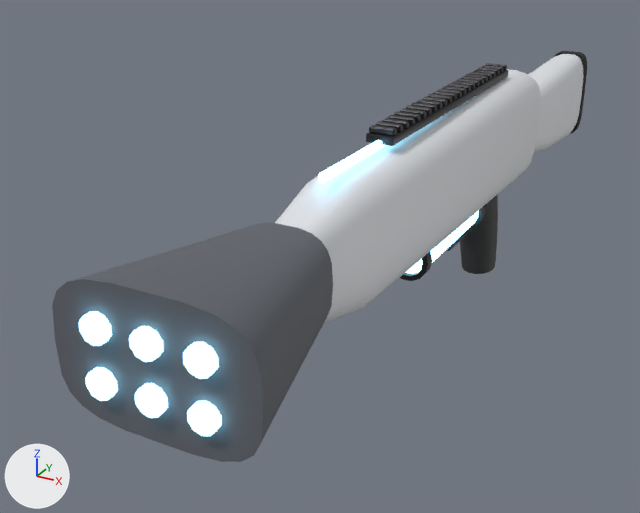
Renders of the glTF model assets/models/weapons/destroyer.glb from each side of a commit.
One viewpoint serves both versions: a 50 mm camera at (0.237, -0.692, 0.211) aimed at (-0.08, -0.115, -0.077). Lighting does not change. The marker at lower left points along +X, +Y and +Z. The older version comes first. Where no turn or scale is listed for an object, it has been applied to the vertices. Vertices at exactly the same position are counted once.

Script lines for the objects in view, before the commit:
```python
me_body = bpy.data.meshes.new('Body')
me_body.from_pydata(...)  # 1536 vertices, 2888 faces; spans x -0.06..0.06, y -0.425..0.327, z -0.133..0.055
# faces by material slot: [1604, 384, 376, 84, 84, 356]
me_body.materials.append(mat_metal)  # dark grey #3c3c3f
me_body.materials.append(mat_polymer)  # dark grey #353534
me_body.materials.append(mat_paint)  # white #e5e7eb
me_body.materials.append(mat_accent)  # dark grey #61656c
me_body.materials.append(mat_rubber)  # black #272727
me_body.materials.append(mat_energy)  # cyan #95e1ff, glowing cyan #95e1ff
ob_body = bpy.data.objects.new('Body', me_body)
ob_body.location = (0.0, 0.0, 0.0)
```
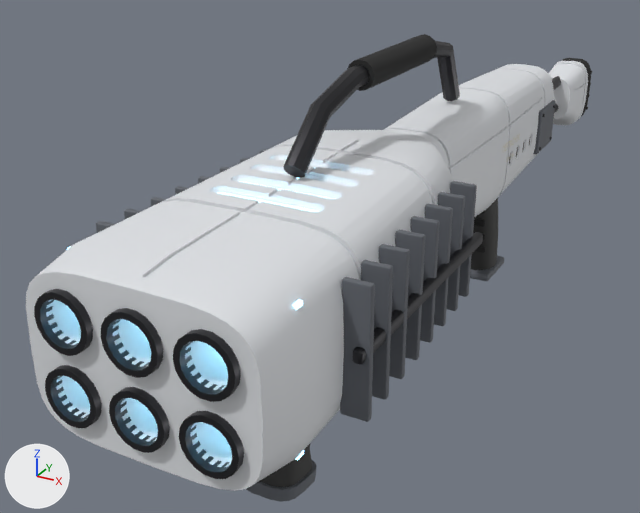
Patch to the scene script:
```diff
--- a/assets/models/weapons/destroyer.glb.py
+++ b/assets/models/weapons/destroyer.glb.py
@@ me_body @@
-me_body.from_pydata(...)  # 1536 vertices, 2888 faces; spans x -0.06..0.06, y -0.425..0.327, z -0.133..0.055
+me_body.from_pydata(...)  # 11548 vertices, 22796 faces; spans x -0.082..0.082, y -0.434..0.352, z -0.138..0.106
+# me_body part 1: the loose piece of 24 vertices spanning x -0.009..0.009, y 0.052..0.058, z 0.051..0.055 is scaled about its middle by (0.0446, 0.106, 0.661), then moved by (0.034, 0.079, -0.079), in mat_polymer (dark grey #353534)
+# me_body part 2: the loose piece of 24 vertices spanning x -0.009..0.009, y 0.042..0.048, z 0.051..0.055 is scaled about its middle by (0.0446, 0.556, 0.127), then moved by (0.034, 0.089, -0.048), in mat_polymer (dark grey #353534)
+# me_body part 3: the loose piece of 24 vertices spanning x -0.009..0.009, y 0.032..0.038, z 0.051..0.055 is scaled about its middle by (0.0446, 0.106, 0.661), then moved by (0.034, 0.099, -0.048), in mat_polymer (dark grey #353534)
+# me_body part 4: the loose piece of 24 vertices spanning x -0.009..0.009, y 0.022..0.028, z 0.051..0.055 is scaled about its middle by (0.0446, 0.556, 0.127), then moved by (0.035, 0.071, -0.079), in mat_polymer (dark grey #353534)
+# me_body part 5: the loose piece of 24 vertices spanning x -0.009..0.009, y 0.012..0.018, z 0.051..0.055 is scaled about its middle by (0.0446, 0.106, 0.661), then moved by (0.035, 0.081, -0.079), in mat_polymer (dark grey #353534)
+# me_body part 6: the loose piece of 24 vertices spanning x -0.009..0.009, y 0.002..0.008, z 0.051..0.055 is scaled about its middle by (0.0446, 0.556, 0.127), then moved by (0.035, 0.091, -0.048), in mat_polymer (dark grey #353534)
+# me_body part 7: the loose piece of 24 vertices spanning x -0.009..0.009, y -0.008..-0.002, z 0.051..0.055 is scaled about its middle by (0.0446, 0.106, 0.661), then moved by (0.035, 0.101, -0.048), in mat_polymer (dark grey #353534)
+# me_body part 8: the loose piece of 24 vertices spanning x -0.009..0.009, y -0.018..-0.012, z 0.051..0.055 is scaled about its middle by (0.0446, 0.106, 0.661), then moved by (-0.034, 0.149, -0.048), in mat_polymer (dark grey #353534)
+# me_body part 9: the loose piece of 24 vertices spanning x -0.009..0.009, y -0.028..-0.022, z 0.051..0.055 is scaled about its middle by (0.0446, 0.556, 0.127), then moved by (-0.035, 0.121, -0.079), in mat_polymer (dark grey #353534)
+# me_body part 10: the loose piece of 24 vertices spanning x -0.009..0.009, y -0.038..-0.032, z 0.051..0.055 is scaled about its middle by (0.0446, 0.106, 0.661), then moved by (-0.035, 0.131, -0.079), in mat_polymer (dark grey #353534)
+# me_body part 11: the loose piece of 24 vertices spanning x -0.009..0.009, y -0.048..-0.042, z 0.051..0.055 is scaled about its middle by (0.0446, 0.556, 0.127), then moved by (-0.035, 0.141, -0.048), in mat_polymer (dark grey #353534)
+# me_body part 12: the loose piece of 24 vertices spanning x -0.009..0.009, y -0.058..-0.052, z 0.051..0.055 is scaled about its middle by (0.0446, 0.106, 0.661), then moved by (-0.035, 0.151, -0.048), in mat_polymer (dark grey #353534)
+# me_body part 13: the loose piece of 104 vertices spanning x -0.032..0.032, y -0.3..0.13, z -0.055..0.045 is rebuilt with 2240 vertices and now spans x -0.034..0.034, y -0.2..0.16, z -0.054..0.046
+# me_body part 14: the loose piece of 44 vertices spanning x -0.06..0.06, y -0.42..-0.3, z -0.04..0.04 is rebuilt with 2113 vertices and now spans x -0.07..0.07, y -0.43..-0.15, z -0.056..0.056, in mat_paint (white #e5e7eb)
+# me_body part 15: 19 loose pieces with 464 vertices, spanning x -0.038..0.038, y -0.425..-0.062, z -0.076..0.055, are deleted
+# me_body part 16: 2 vertices moved within x -0.002..0.002, y -0.039, z -0.081; 414 vertices removed from x -0.021..0.021, y -0.26..0.327, z -0.133..0.051; 6685 vertices added at x -0.082..0.082, y -0.434..0.352, z -0.138..0.106
+# other edits to the shape of me_body do not show in these pictures
 me_body.materials.append(mat_metal)
```

Where the change shows, as pixel boxes [x1, y1, x2, y2] in the pictures (640 x 513 px; the box of a moved part takes in the faces that stretch with it):
'Body', reshaped (14% taller): before [52, 51, 587, 462]; after [26, 34, 592, 502]
part 1 of me_body, moved or reshaped (not visible afterwards): before [485, 63, 507, 71]
part 2 of me_body, moved or reshaped (not visible afterwards): before [482, 65, 503, 73]
part 3 of me_body, moved or reshaped (not visible afterwards): before [477, 67, 500, 75]
part 4 of me_body, moved or reshaped (not visible afterwards): before [473, 70, 496, 78]
part 5 of me_body, moved or reshaped (not visible afterwards): before [469, 72, 492, 80]
part 6 of me_body, moved or reshaped (not visible afterwards): before [465, 74, 488, 82]
part 7 of me_body, moved or reshaped (not visible afterwards): before [461, 76, 484, 85]
part 8 of me_body, moved or reshaped (not visible afterwards): before [456, 79, 480, 87]
part 9 of me_body, moved or reshaped (not visible afterwards): before [452, 81, 475, 90]
part 10 of me_body, moved or reshaped (not visible afterwards): before [447, 83, 471, 92]
part 11 of me_body, moved or reshaped (not visible afterwards): before [442, 86, 466, 95]
part 12 of me_body, moved or reshaped (not visible afterwards): before [437, 88, 462, 98]
part 13 of me_body, rebuilt: before [275, 69, 541, 323]; after [384, 64, 554, 217]
part 14 of me_body, rebuilt (52% wider, 51% taller): before [52, 223, 333, 462]; after [26, 130, 453, 491]
part 15 of me_body, deleted: before [79, 91, 457, 436]
part 16 of me_body, built on: before [318, 51, 587, 274]; after [34, 34, 592, 502]
